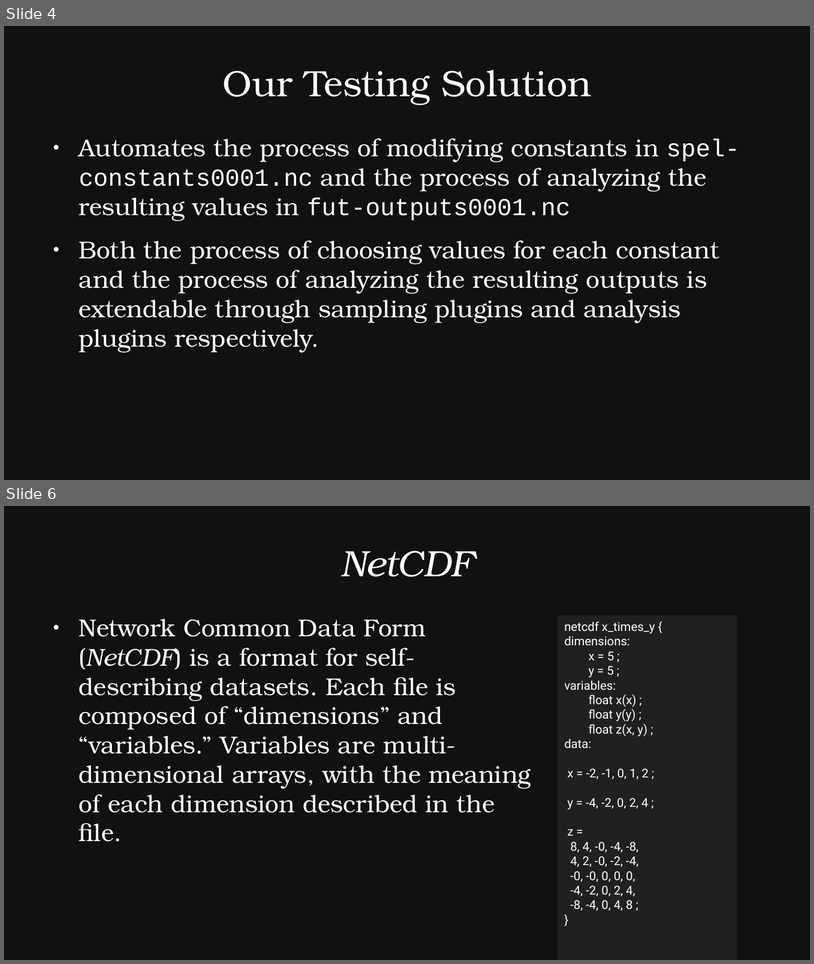
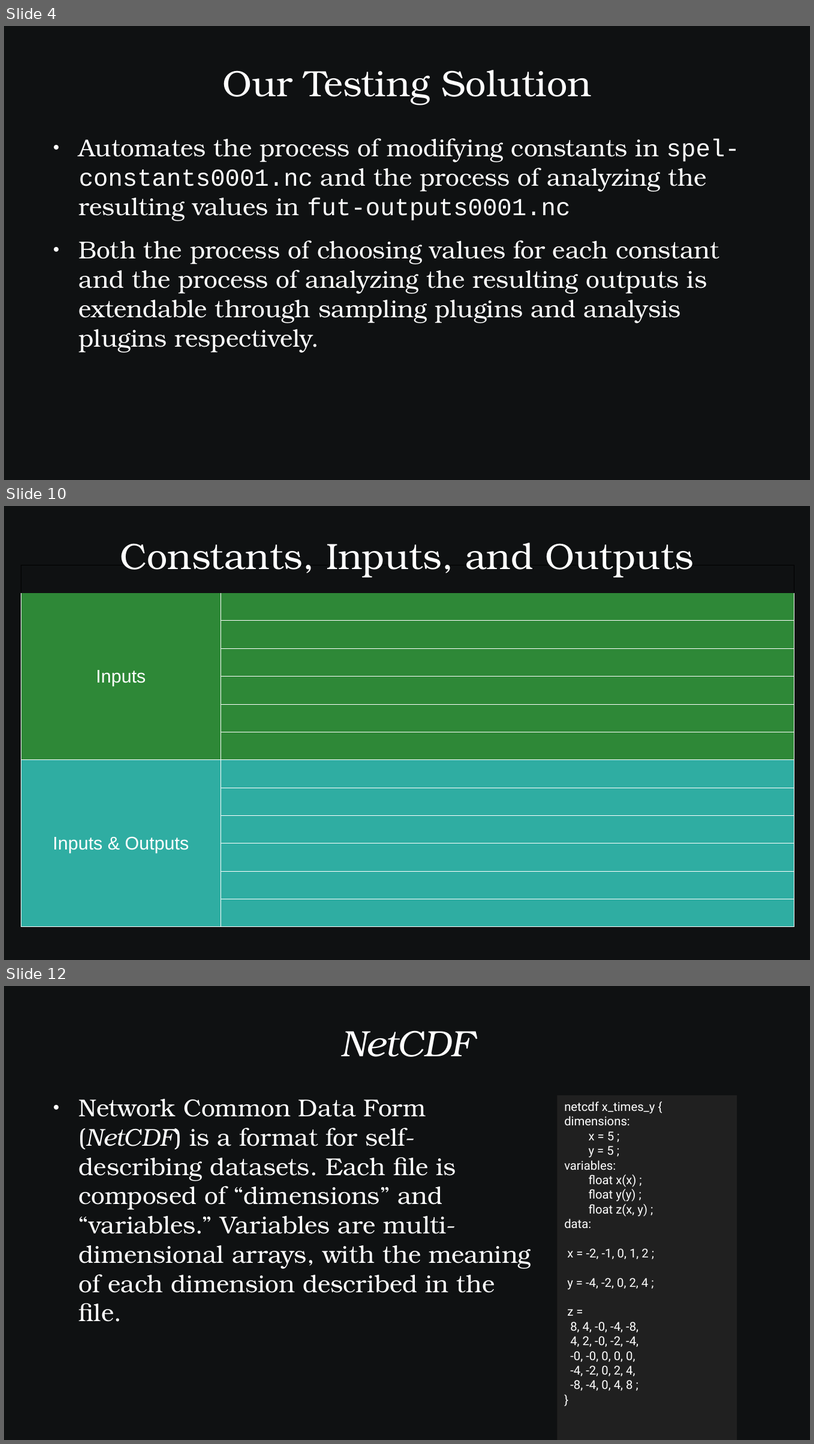
Before and after one commit to SamAllen06/lake_temp_work, a slide deck: documentation/for_collaborators/TestingSoftwareOverview.odp. Shown one above the other, each under a label of ours: slides 4 and 6 before the commit, slides 4, 10 and 12 after it; the slides between them are not shown. The pictures are 814x964 and 814x1444 pixels, drawn with LibreOffice and Linux fonts; fonts in the diff are those of the drawing. Boxes give left, top, right and bottom in pixels: in the first picture for what was removed or moved away, otherwise in the second. Text is boxed around its words. In the diff, an @@ line names an element or a change of style, - is before the commit and + after.

Commit message:
Added table
Table of constants, inputs, outputs, and input/outputs

```diff
--- a/documentation/for_collaborators/TestingSoftwareOverview.odp
+++ b/documentation/for_collaborators/TestingSoftwareOverview.odp
@@ slide 10 added at <box>4,506,810,960</box>, background #0F1112 @@
@@ title added at <box>120,543,693,577</box>, 36 pt, text #FFFFFF @@
+Constants, Inputs, and Outputs
@@ table added at <box>21,565,795,922</box>, 13 rows, 2 columns @@
+ | 
+Inputs | 
+ | 
+ | 
+ | 
+ | 
+ | 
+Inputs & Outputs | 
+ | 
+ | 
+ | 
+ | 
+ | 
@@ what was slide 6 is now slide 12 @@
```
Also in this commit, not shown: 2 slides changed, 5 other slides added, 2 other files.
